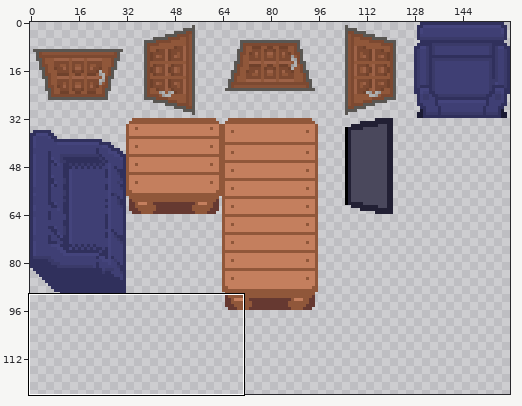
Two states of a sprite sheet, assets/images/objects/indoor-forniture.png. Above, an overview of the earlier version with the close-up marked.
Close-up. First the earlier version:
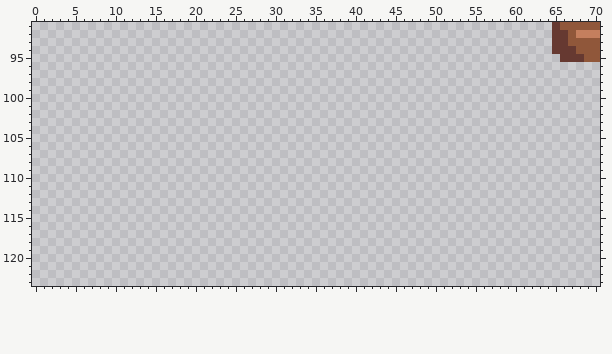
The file is 160x160 pixels. Colours within 5 levels of each other are drawn and written as one. Shown: x 0..70, y 91..123. The wide view leaves out empty margins.
New version:
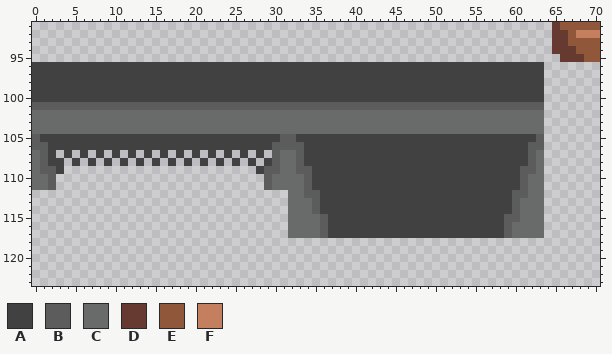
Palette (. is transparent): A #414141  B #5c5c5c  C #696a6a  D #663931  E #90573a  F #c47f5e
Edits made:
@@ x 0..70 @@
  95 ..................................................................DDDEE
- 96 .......................................................................
- 97 .......................................................................
- 98 .......................................................................
- 99 .......................................................................
-100 .......................................................................
-101 .......................................................................
-102 .......................................................................
-103 .......................................................................
-104 .......................................................................
-105 .......................................................................
-106 .......................................................................
-107 .......................................................................
-108 .......................................................................
-109 .......................................................................
-110 .......................................................................
-111 .......................................................................
-112 .......................................................................
-113 .......................................................................
-114 .......................................................................
-115 .......................................................................
-116 .......................................................................
-117 .......................................................................
+ 96 AAAAAAAAAAAAAAAAAAAAAAAAAAAAAAAAAAAAAAAAAAAAAAAAAAAAAAAAAAAAAAAA.......
+ 97 AAAAAAAAAAAAAAAAAAAAAAAAAAAAAAAAAAAAAAAAAAAAAAAAAAAAAAAAAAAAAAAA.......
+ 98 AAAAAAAAAAAAAAAAAAAAAAAAAAAAAAAAAAAAAAAAAAAAAAAAAAAAAAAAAAAAAAAA.......
+ 99 AAAAAAAAAAAAAAAAAAAAAAAAAAAAAAAAAAAAAAAAAAAAAAAAAAAAAAAAAAAAAAAA.......
+100 AAAAAAAAAAAAAAAAAAAAAAAAAAAAAAAAAAAAAAAAAAAAAAAAAAAAAAAAAAAAAAAA.......
+101 BBBBBBBBBBBBBBBBBBBBBBBBBBBBBBBBBBBBBBBBBBBBBBBBBBBBBBBBBBBBBBBB.......
+102 CCCCCCCCCCCCCCCCCCCCCCCCCCCCCCCCCCCCCCCCCCCCCCCCCCCCCCCCCCCCCCCC.......
+103 CCCCCCCCCCCCCCCCCCCCCCCCCCCCCCCCCCCCCCCCCCCCCCCCCCCCCCCCCCCCCCCC.......
+104 CCCCCCCCCCCCCCCCCCCCCCCCCCCCCCCCCCCCCCCCCCCCCCCCCCCCCCCCCCCCCCCC.......
+105 BAAAAAAAAAAAAAAAAAAAAAAAAAAAAAABBAAAAAAAAAAAAAAAAAAAAAAAAAAAAAAB.......
+106 BBAAAAAAAAAAAAAAAAAAAAAAAAAAAABBBBAAAAAAAAAAAAAAAAAAAAAAAAAAAABB.......
+107 CBA.A.A.A.A.A.A.A.A.A.A.A.A.A.BCCBAAAAAAAAAAAAAAAAAAAAAAAAAAAABC.......
+108 CBAA.A.A.A.A.A.A.A.A.A.A.A.A.ABCCBAAAAAAAAAAAAAAAAAAAAAAAAAAAABC.......
+109 CBBA........................ABBCCBBAAAAAAAAAAAAAAAAAAAAAAAAAABBC.......
+110 CCB..........................BCCCCBAAAAAAAAAAAAAAAAAAAAAAAAAABCC.......
+111 CCB..........................BCCCCBAAAAAAAAAAAAAAAAAAAAAAAAAABCC.......
+112 ................................CCBBAAAAAAAAAAAAAAAAAAAAAAAABBCC.......
+113 ................................CCCBAAAAAAAAAAAAAAAAAAAAAAAABCCC.......
+114 ................................CCCBAAAAAAAAAAAAAAAAAAAAAAAABCCC.......
+115 ................................CCCCBAAAAAAAAAAAAAAAAAAAAAABBCCC.......
+116 ................................CCCCBAAAAAAAAAAAAAAAAAAAAAABCCCC.......
+117 ................................CCCCBAAAAAAAAAAAAAAAAAAAAAABCCCC.......
 118 .......................................................................
